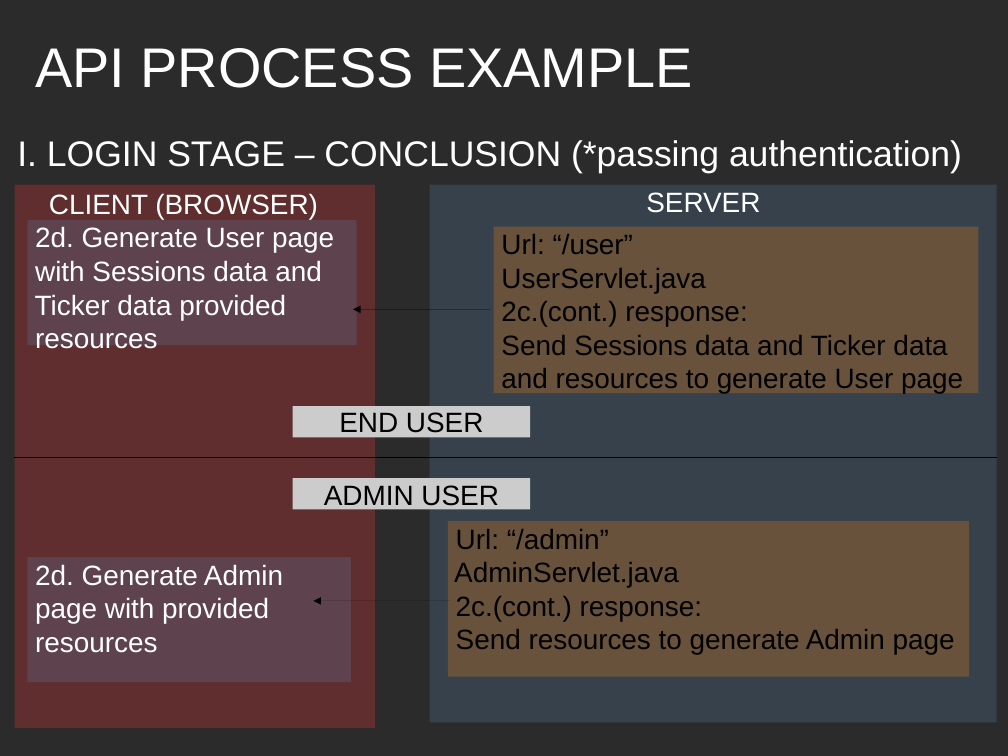
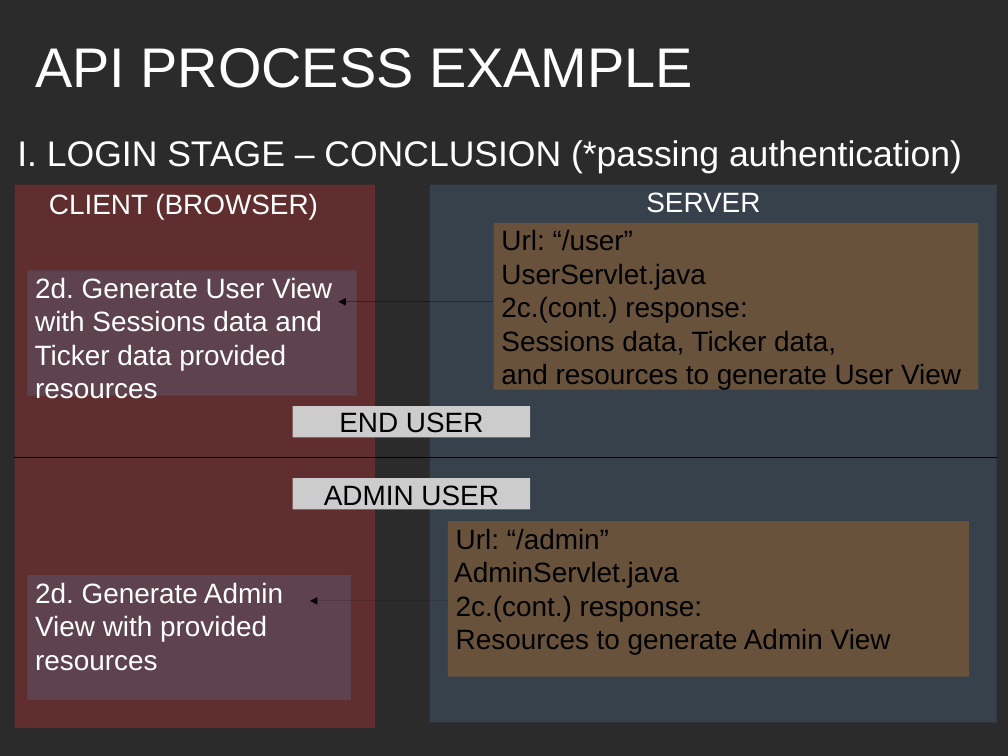
Before and after one commit to nrevs/project_one, a slide deck: slide 5 of ProjectOne.odp. Drawn at 1008x756 pixels with LibreOffice and Linux fonts; fonts in the diff are those of the drawing; background and template pictures are left out; a plain dark background stands for a picture behind light text. Boxes give left, top, right and bottom in pixels: in the first picture for what was removed or moved away, otherwise in the second. Text is boxed around its words. In the diff, an @@ line names an element or a change of style, - is before the commit and + after.

```diff
--- a/ProjectOne.odp
+++ b/ProjectOne.odp
@@ rectangle "Url: “/user”": place and size @@
-rectangle "Url: “/user”" at <box>494,227,979,393</box>
+rectangle "Url: “/user”" at <box>494,223,979,390</box>
@@ subtitle "2d. Generate User View": place and size @@
-subtitle "2d. Generate User View" at <box>27,220,357,346</box>
+subtitle "2d. Generate User View" at <box>27,271,357,396</box>
@@ subtitle at <box>35,277,332,299</box>: text changed @@
-2d. Generate User page
+2d. Generate User View
@@ arrow moved from (490, 309) - (353, 309) to (494, 302) - (338, 302) @@
@@ text in rectangle at <box>501,331,961,390</box>: text changed @@
-Send Sessions data and Ticker data
-and resources to generate User page
+Sessions data, Ticker data,
+and resources to generate User View
@@ rectangle "2d. Generate Admin": place and size @@
-rectangle "2d. Generate Admin" at <box>27,557,351,682</box>
+rectangle "2d. Generate Admin" at <box>27,575,351,701</box>
@@ text in rectangle at <box>35,615,267,641</box>: text changed @@
-page with provided
+View with provided
@@ arrow moved from (451, 601) - (314, 601) to (447, 601) - (310, 601) @@
@@ text in rectangle at <box>456,629,891,654</box>: text changed @@
-Send resources to generate Admin page
+Resources to generate Admin View
```
Also in this commit, not shown: 5 other slides changed, 7 other files.
